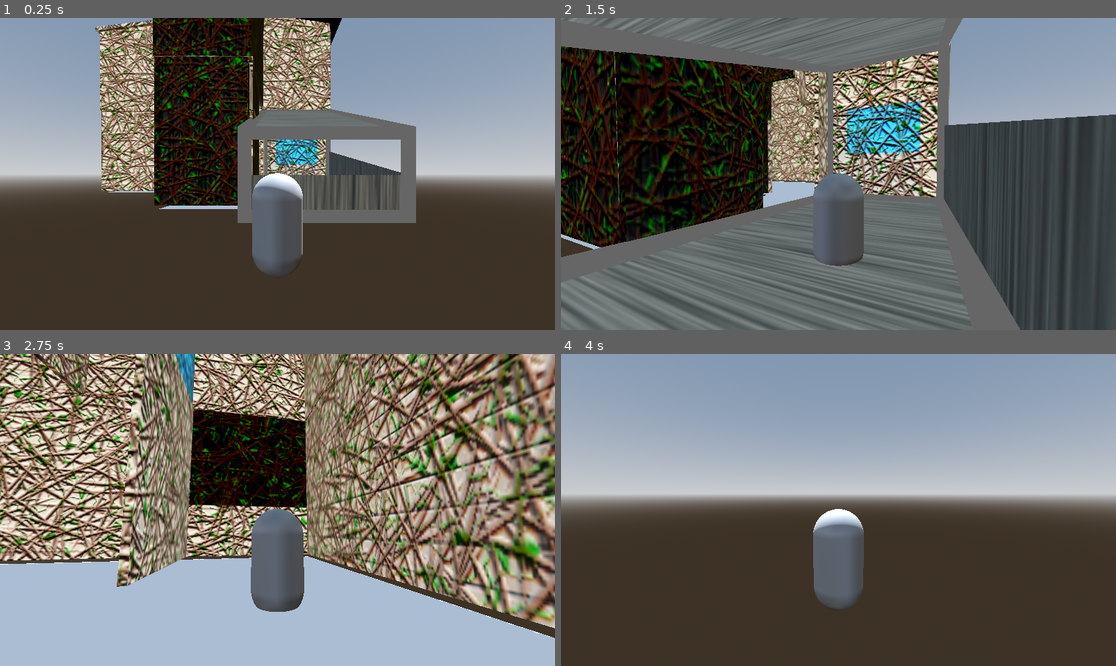
Above: before the commit, frames 1-4 (two rows, left to right).
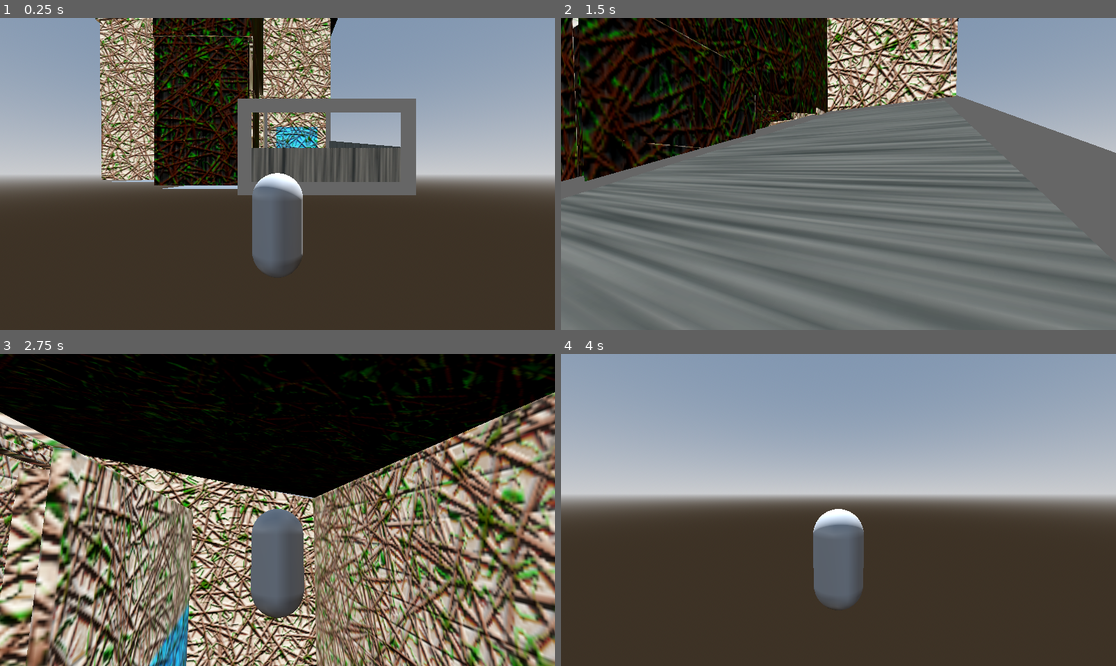
Above: after the commit, the same moments.

Repository: abody2k/Home-to-be
Game: Godot game, scene res://scenes/house.tscn
The game is run twice, just before and just after one commit, with the same random seed, the same clock (stepped at 60 frames per second) and the same inputs. The project has no main scene, so this scene is started directly.
Inputs (mouse positions are in pixels of both pictures, inside the frame that each line leads up to):
- Up to frame 1 (0.25 s): no input
- Up to frame 2 (1.5 s): move the mouse to (866, 174) at 0.52 s; hold Up (forward) from 0.53 s (still down); tap Space (jump, bound only after the commit) at 0.6, 0.77, 1.07 s; move the mouse to (810, 174) at 1.27 s; click (810, 174) at 1.35 s
- Up to frame 3 (2.75 s): keep holding Up (forward); tap Space (jump, bound only after the commit) at 1.52, 1.55, 1.82, 2.1 s; move the mouse to (288, 503) at 2.02 s
- Up to frame 4 (4 s): keep holding Up (forward); move the mouse to (832, 516) at 2.77 s; click (832, 516) at 2.85 s; tap Space (jump, bound only after the commit) at 3.02, 3.05, 3.32, 3.6, 3.77 s; move the mouse to (877, 513) at 3.52 s

The runs differ from the first frame. In frame 1, 22% of the frame differs, in the area x 17-75%, y 0-66%; in frame 2, 61%; in frame 3, 90%, in the area x 0-100%, y 0-100%; in frame 4, less than 0.1%.

Commit message:
Implemented Jumping and gravity

Diff:
--- a/project.godot
+++ b/project.godot
@@ -54,6 +54,11 @@
 "events": [Object(InputEventMouseButton,"resource_local_to_scene":false,"resource_name":"","device":-1,"window_id":0,"a …(258 unchanged characters)…
 ]
 }
+jump={
+"deadzone": 0.2,
+"events": [Object(InputEventKey,"resource_local_to_scene":false,"resource_name":"","device":-1,"window_id":0,"alt_pressed":false,"shift_pressed":false,"ctrl_pressed":false,"meta_pressed":false,"pressed":false,"keycode":0,"physical_keycode":32,"key_label":0,"unicode":32,"location":0,"echo":false,"script":null)
+]
+}
 
 [physics]
 
--- a/scenes/mc.tscn
+++ b/scenes/mc.tscn
@@ -39,4 +39,9 @@
 wait_time = 0.09
 one_shot = true
 
+[node name="jumping" type="Timer" parent="." unique_id=1772532581]
+wait_time = 0.5
+one_shot = true
+
 [connection signal="timeout" from="Timer" to="." method="_on_timer_timeout"]
+[connection signal="timeout" from="jumping" to="." method="_on_jumping_timeout"]
--- a/scripts/mc.gd
+++ b/scripts/mc.gd
@@ -15,6 +15,9 @@
 var ammo = 10
 
 const AMMO_MAX = 100
+
+var jumping = false
+
 
 
 func add_ammo(number_of_bullets):
@@ -71,15 +74,40 @@
 var up_down = 0
 var left_right = 0
 
+var jump_vector = Vector3.ZERO
+
 func _physics_process(delta):
+
+	if jumping:
+
+		velocity = jump_vector
+		move_and_slide()
+		return
+
 	up_down = -Input.get_axis("backward","forward")
 	left_right = Input.get_axis("left","right")
+
+
+
+
+	if Input.is_action_just_pressed("jump"):
+		jumping = true
+		jump_vector = transform.basis.z * up_down  + transform.basis.x * left_right + Vector3.UP
+		jump_vector *= SPEED
+		$jumping.start()
+		return
 	if up_down == 0 and left_right ==0 :
-		velocity = Vector3.ZERO
+		velocity = Vector3.DOWN * 4
+		move_and_slide()
+		return
+
 	velocity = transform.basis.z * up_down
 	velocity += transform.basis.x * left_right
+
 	velocity *= SPEED
 	move_and_slide()
+
+
 
 	if aiming:
 		$aim.rotation = $arm.rotation
@@ -90,3 +118,7 @@
 
 func _on_timer_timeout():
 	attacking = false
+
+
+func _on_jumping_timeout():
+	jumping = false
